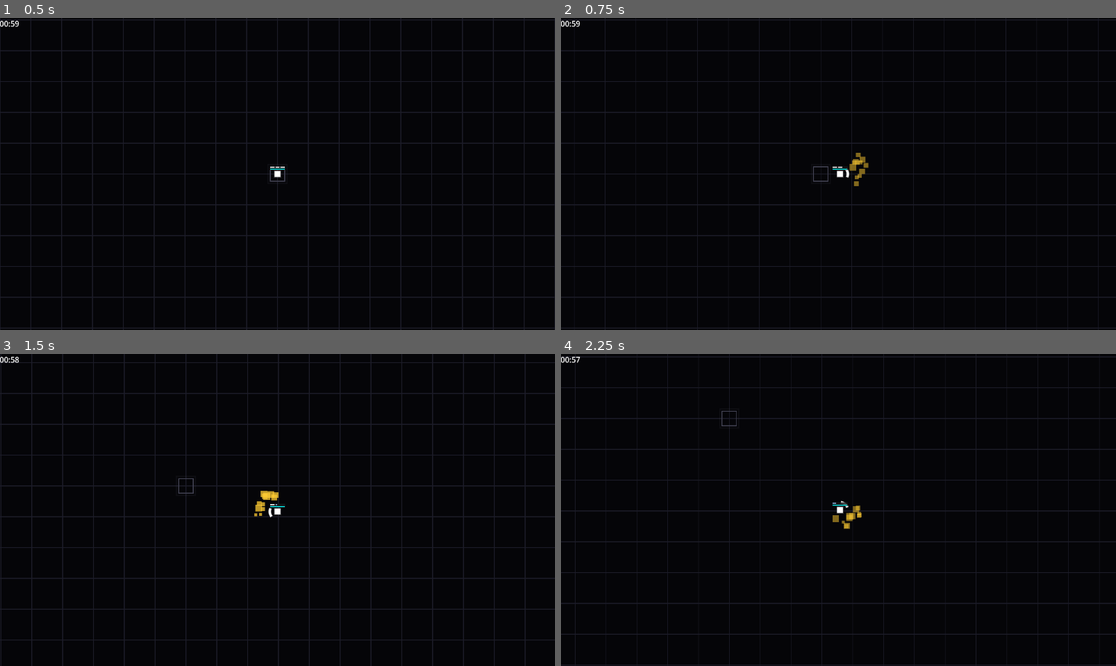
Above: before the commit, frames 1-4 (two rows, left to right).
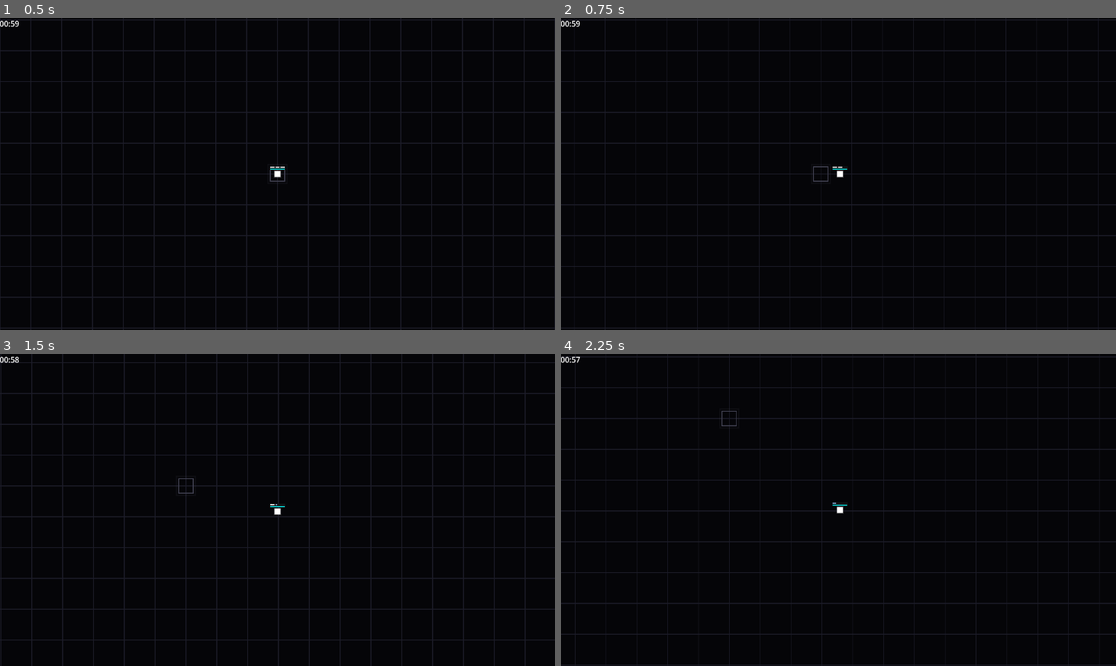
Above: after the commit, the same moments.

Repository: AnonymousXavier/ink-void
Game: Godot game, scene res://Scenes/world.tscn
Two runs of this game, one before a commit and one after it. Both use one fixed random seed, a clock stepped at 60 frames per second and the inputs below. This scene is started directly instead of the project's main scene.
Inputs (mouse positions are in pixels of both pictures, inside the frame that each line leads up to):
- Up to frame 1 (0.5 s): no input
- Up to frame 2 (0.75 s): tap Enter at 0.5 s; move the mouse to (960, 158) at 0.52 s; hold Right (right) from 0.53 s (still down); hold Space (parry) from 0.53 s (still down); tap Shift (dash) at 0.6 s; click (960, 158) at 0.67 s
- Up to frame 3 (1.5 s): move the mouse to (166, 525) at 1.27 s; release Right (right) at 1.28 s; release Space (parry) at 1.28 s; hold Down (down) from 1.28 s (still down); tap Space (parry) at 1.35 s; click (166, 525) at 1.42 s
- Up to frame 4 (2.25 s): tap Shift (dash) at 1.55, 2.1 s; move the mouse to (894, 441) at 2.02 s; release Down (down) at 2.03 s; hold Right (right) from 2.03 s (still down); hold Space (parry) from 2.03 s (still down); click (894, 441) at 2.17 s

Frame 1 is identical in both runs. In frame 2, 0.2% of the frame differs, in the area x 51-56%, y 43-54%; in frame 3, 0.2%, in the area x 45-51%, y 43-53%; in frame 4, 0.2%.

Commit message:
Parry System Rendering Fix

Diff:
--- a/AutoLoads/Constants.gd
+++ b/AutoLoads/Constants.gd
@@ -10,6 +10,7 @@
 const PARRY_RADIUS: float = TILE_SIZE / 2.0 # Players Hitbox
 const PARRY_WAIT_TIME: float = 0.2
 const PARRY_MISSED_PENALTY_TIME = 0.5
+const PARRY_DEFLECTION_ARK_RADIUS = 30.0 # of 360
 
 var RNG = RandomNumberGenerator.new()
 
--- a/Systems/ParticlesSystem.gd
+++ b/Systems/ParticlesSystem.gd
@@ -48,7 +48,7 @@
 		p.process_material = mat
 
 		# Create a solid 3x3 white square image buffer
-		var img = Image.create(3, 3, false, Image.FORMAT_RGBA8)
+		var img = Image.create(2, 2, false, Image.FORMAT_RGBA8)
 		img.fill(Color.WHITE) # Gives the pixels solid data to modulate
 
 		p.texture = ImageTexture.create_from_image(img)
--- a/Systems/dash_system.gd
+++ b/Systems/dash_system.gd
@@ -11,7 +11,6 @@
 	var input = entity_manager.player_input_data
 	var parry = entity_manager.parry_components.get(player_id)
 
-	# We no longer need the velocity component here because we aren't locking it!
 	if not dash or not input or not parry: return
 
 	# Process the Cooldown
@@ -20,37 +19,11 @@
 
 	# Process an Active Speedster State
 	if dash.is_dashing:
-		dash.dash_time_left -= delta # Uses pure real-time delta!
+		dash.dash_time_left -= delta # Uses real-time delta!
 
 		if dash.dash_time_left <= 0:
-			# Speedster mode finished!
+			SceneInstances.time_scale = 1.0
 			dash.is_dashing = false
-
-			# 1. THAW THE UNIVERSE
-			SceneInstances.time_scale = 1.0
-
-			# 2. Friction Wake (Calculates the straight line between where you started the freeze and where you ended up)
-			var transform_data = entity_manager.transform_components.get(player_id)
-			if transform_data and dash.get("friction_wake_radius") != null and dash.friction_wake_radius > 0.0:
-				var all_enemies = entity_manager.is_an_enemy.keys()
-				var dash_start = dash.start_position
-				var dash_end = transform_data.position
-
-				for e_id in all_enemies:
-					var e_transform = entity_manager.transform_components.get(e_id)
-					var e_vel = entity_manager.velocity_components.get(e_id)
-					if not e_transform or not e_vel: continue
-
-					var closest_point = Geometry2D.get_closest_point_to_segment(e_transform.position, dash_start, dash_end)
-					var distance = e_transform.position.distance_to(closest_point)
-
-					if distance <= dash.friction_wake_radius:
-						e_vel.speed *= (1.0 - dash.friction_wake_slow_percent)
-
-						var e_render = entity_manager.render_components.get(e_id)
-						if e_render: e_render.modulate = Color(0.2, 0.5, 1.0)
-
-		# NOTICE: No velocity locks here! You retain 100% full movement control.
 		return
 
 	# Start Speedster Mode
@@ -64,6 +37,6 @@
 		if p_trans:
 			dash.start_position = p_trans.position
 
-		# ENGAGE THE MATRIX: Drop the universe to 10% speed!
+		# Drop to 10% speed
 		SceneInstances.time_scale = 0.1
 		SceneInstances.events_manager.add_event({"type": Enums.EVENT_TYPES.SCREEN_SHAKE, "amount": 0.4})
--- a/Systems/hit_stop_system.gd
+++ b/Systems/hit_stop_system.gd
@@ -5,28 +5,26 @@
 var is_stopped: bool = false
 
 func update() -> void:
-	# 1. THE WAKE-UP SEQUENCE
+	# THE WAKE-UP SEQUENCE
 	if is_stopped:
-		# Use raw real-world unscaled time so this timer doesn't freeze when the game freezes!
+		# Use raw real-world unscaled time so this timer doesn't freeze when the game freezes
 		if Time.get_ticks_msec() >= hit_stop_end_time:
-			SceneInstances.time_scale = 1.0 # Snap the custom engine clock back to normal!
-			Engine.time_scale = 1.0 # Catch-all just in case
+			SceneInstances.time_scale = 1.0 # Snap the lock back to normal
 			is_stopped = false
 		return # Stop executing so we don't trigger a freeze while already frozen
 
-	# 2. THE EVENT CATCHER
+	# THE EVENT CATCHER
 	for event in SceneInstances.events_manager.events:
 
-		# A. The Heavy Kill Freeze (Complete Stop)
+		# Complete Stop
 		if event["type"] == Enums.EVENT_TYPES.ENTITY_KILLED:
 			SceneInstances.time_scale = 0.0
 			hit_stop_end_time = Time.get_ticks_msec() + 45 # 45ms hitstop
 			is_stopped = true
 			return
 
-		# B. The Parry Deflect Glitch (Slow-mo Stop)
+		# The Parry Deflect (Slow-mo Stop)
 		elif event["type"] == Enums.EVENT_TYPES.HIT_STOP:
-			# Expects duration in seconds (e.g. 0.15) and converts to ms
 			var duration_ms = int(event.get("duration", 0.15) * 1000)
 			hit_stop_end_time = Time.get_ticks_msec() + duration_ms
 			is_stopped = true
--- a/Systems/impact_system.gd
+++ b/Systems/impact_system.gd
@@ -32,28 +32,27 @@
 
 			if distance <= Constants.PARRY_RADIUS:
 
-				# --- DIRECTIONAL PARRY MATH ---
+				# DIRECTIONAL PARRY MATH
 				var input = entity_manager.player_input_data
 				var aim_dir = input.aim_direction.normalized()
 				if aim_dir == Vector2.ZERO: aim_dir = Vector2.UP
 
 				var vector_to_bullet = (bullet_transform.position - player_transform.position).normalized()
 
-				# Check if the bullet is within a 60-degree cone (±30 degrees from where you are aiming)
-				# (Tweak this 30.0 number up or down to make the parry more/less forgiving!)
-				var is_facing_bullet = abs(aim_dir.angle_to(vector_to_bullet)) <= deg_to_rad(30.0)
+				# Check if the bullet is within a X-degree cone (+-X/2 degrees from where you are aiming)
+				var is_facing_bullet = abs(aim_dir.angle_to(vector_to_bullet)) <= deg_to_rad(Constants.PARRY_DEFLECTION_ARK_RADIUS)
 
 				# --- SUCCESSFUL SLASH PARRY ---
 				if player_parry.current_state == ParryData.State.PARRYING and is_facing_bullet:
 
-					# 1. Micro-Freeze Glitch (Hitstop)
+					# Micro-Freeze Glitch (Hitstop)
 					SceneInstances.time_scale = 0.05
 					SceneInstances.events_manager.add_event({
 						"type": Enums.EVENT_TYPES.HIT_STOP,
 						"duration": 0.15
 					})
 
-					# 2. INSTANT DEFLECTION MATH (Auto-Aim to Nearest Enemy)
+					# INSTANT DEFLECTION MATH (Auto-Aim to Nearest Enemy)
 					var return_dir = Vector2.UP # Fallback
 					var closest_dist = INF
 					var all_enemies = entity_manager.is_an_enemy.keys()
@@ -92,7 +91,7 @@
 
 					continue # Flips multiple bullets safely
 
-				# --- PLAYER TAKES A HIT (Not parrying, OR parrying the wrong way!) ---
+				# PLAYER TAKES A HIT (Not parrying, OR parrying the wrong way!)
 				else:
 					# The Shield Interception
 					if player_shield and player_shield.is_active:
--- a/Systems/movement_system.gd
+++ b/Systems/movement_system.gd
@@ -17,7 +17,6 @@
 
 		if not transform or not velocity: continue
 
-		# THE SPEEDSTER CHECK:
 		# If this entity is dashing, they use raw unscaled delta (immune to time stops!)
 		# Otherwise, they are a slave to the global time scale.
 		var active_delta = delta
--- a/Systems/parry_system.gd
+++ b/Systems/parry_system.gd
@@ -12,9 +12,7 @@
 
 	if not parry or not input: return
 
-	# ==========================================
-	# 1. BACKGROUND RELOAD LOOP
-	# ==========================================
+	# RELOAD
 	if parry.current_charges < parry.max_charges:
 		parry.recharge_timer -= delta
 		if parry.recharge_timer <= 0:
@@ -26,9 +24,7 @@
 			else:
 				parry.recharge_timer = 0.0
 
-	# ==========================================
 	# 2. STATE MACHINE (Active Slash & Spam Delay)
-	# ==========================================
 	if parry.current_state == ParryData.State.PARRYING or parry.current_state == ParryData.State.RECOVERING:
 		parry.timer -= delta
 
@@ -41,9 +37,7 @@
 			elif parry.current_state == ParryData.State.RECOVERING:
 				parry.current_state = ParryData.State.READY
 
-	# ==========================================
 	# 3. INPUT TRIGGER (Consumes Ammo)
-	# ==========================================
 	if parry.current_state == ParryData.State.READY and input.parry_pressed and parry.current_charges > 0:
 
 		# If we were full, starting a drain means we need to start the background timer
@@ -54,18 +48,3 @@
 
 		parry.current_state = ParryData.State.PARRYING
 		parry.timer = Constants.PARRY_WAIT_TIME
-
-		# --- WHIFF ANIMATION: Spawn the slash effect unconditionally! ---
-		var player_transform = entity_manager.transform_components.get(player_id)
-		if player_transform:
-			var slash_dir = input.aim_direction.normalized()
-			if slash_dir == Vector2.ZERO: slash_dir = Vector2.UP
-
-			# Push the visual effect slightly in front of the player's physical hitbox
-			var spawn_pos = player_transform.position + (slash_dir * (Constants.PARRY_RADIUS * 0.5))
-
-			SceneInstances.events_manager.add_event({
-				"type": Enums.EVENT_TYPES.SPAWN_IMPACT_PARTICLE,
-				"pos": spawn_pos,
-				"color": Color(1.0, 0.8, 0.2) # Golden slash sparks!
-			})
--- a/Systems/rendering_system.gd
+++ b/Systems/rendering_system.gd
@@ -145,7 +145,9 @@
 	if not (get_tree().current_scene and get_tree().current_scene.name == "World"):
 		return
 
-	# PARRY SLASH ARC
+	# ==========================================
+	# PARRY SLASH ARC (Detached Flying Crescent)
+	# ==========================================
 	if player_id != -1 and player_id in SceneInstances.entity_manager.transform_components:
 		var parry = SceneInstances.entity_manager.parry_components.get(player_id)
 		var input = SceneInstances.entity_manager.player_input_data
@@ -157,19 +159,69 @@
 
 			var aim_dir = input.aim_direction.normalized()
 			if aim_dir == Vector2.ZERO: aim_dir = Vector2.UP
-
 			var aim_angle = aim_dir.angle()
 
-			# Draw a 60-degree total arc (30 degrees in both directions)
-			var arc_spread = deg_to_rad(30.0)
+			var progress = 1.0 - (parry.timer / Constants.PARRY_WAIT_TIME)
+			progress = clamp(progress, 0.0, 1.0)
+
+			# Aggressive "Ease-Out" so the swing snaps fast
+			var swing_progress = 1.0 - pow(1.0 - progress, 4.0)
+
+			# 1. Calculate a MUCH bigger sweeping angle (130 degrees total!)
+			var arc_spread = deg_to_rad(65.0)
 			var start_angle = aim_angle - arc_spread
 			var end_angle = aim_angle + arc_spread
 
-			var arc_radius = Constants.PARRY_RADIUS * zoom
-			var arc_thickness = 4.0 * zoom
-
-			# Draw a brutal, solid white geometric stroke!
-			draw_arc(player_screen_pos, arc_radius, start_angle, end_angle, 32, Color.WHITE, arc_thickness, true)
+			# 2. THE DETACHED SMEAR MATH
+			# The head of the sword travels all the way from left to right
+			var head_angle = lerp(start_angle, end_angle, swing_progress)
+
+			# The motion trail dynamically grows to 80 degrees long in the middle of the swing, then shrinks!
+			var current_trail = deg_to_rad(80.0) * sin(swing_progress * PI)
+			var tail_angle = head_angle - current_trail
+
+			# Push the visual arc slightly further out for a better sense of reach
+			var base_radius = Constants.PARRY_RADIUS * 1.15 * zoom
+
+			# 3. BUILD THE CRESCENT POLYGON
+			var points = PackedVector2Array()
+			var segments = 16
+
+			# Forced perspective: Swells to 16 pixels thick right as it crosses your mouse cursor!
+			var current_max_thickness = lerp(2.0, 16.0, sin(swing_progress * PI)) * zoom
+
+			var outer_points = []
+			var inner_points = []
+
+			# Draw the shape from the fading tail to the sharp leading head
+			for i in range(segments + 1):
+				var t = float(i) / float(segments)
+				var theta = lerp(tail_angle, head_angle, t)
+
+				# Taper the inner and outer edges perfectly together at both ends
+				var local_thickness = current_max_thickness * sin(t * PI)
+				var direction = Vector2(cos(theta), sin(theta))
+
+				var outer_p = player_screen_pos + (direction * (base_radius + local_thickness))
+				var inner_p = player_screen_pos + (direction * (base_radius - local_thickness))
+
+				outer_points.append(outer_p)
+				inner_points.append(inner_p)
+
+			inner_points.reverse()
+			points.append_array(outer_points)
+			points.append_array(inner_points)
+
+			# 4. Fade out smoothly
+			var alpha = 1.0
+			if progress > 0.7:
+				alpha = 1.0 - ((progress - 0.7) * 3.33)
+
+			var slash_color = Color(1.0, 1.0, 1.0, alpha)
+
+			# Draw the flying blade!
+			if head_angle > tail_angle + 0.01:
+				draw_polygon(points, PackedColorArray([slash_color]))
 
 	# --- THE PARRY AMMO BAR ---
 	var bar_width = Constants.TILE_SIZE * zoom
